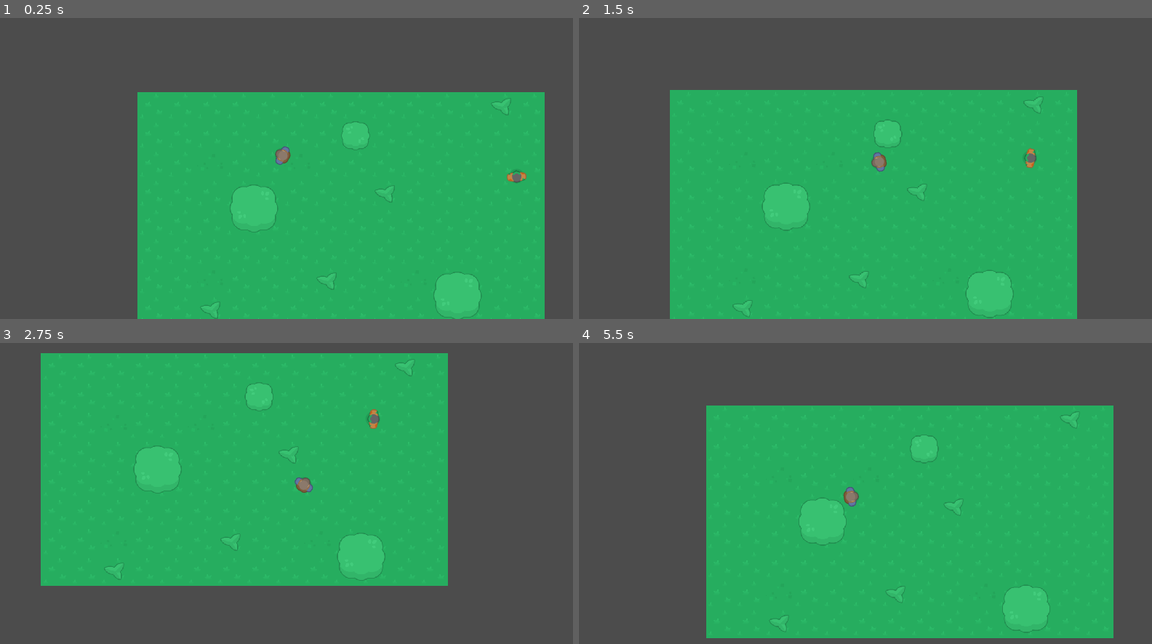
Above: before the commit, frames 1-4 (two rows, left to right).
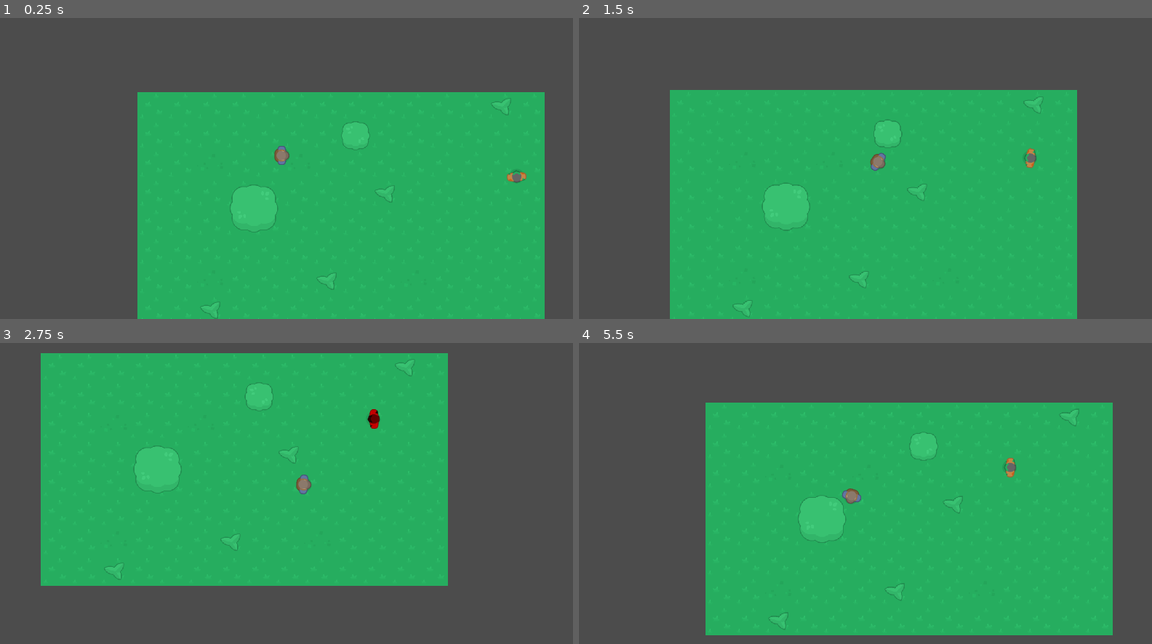
Above: after the commit, the same moments.

Repository: kinge880/GameJam
Game: Godot game, scene res://Word.tscn
Same seed, same stepped clock (60 frames per second), same inputs: the game is played once before the commit and once after it.
Inputs (mouse positions are in pixels of both pictures, inside the frame that each line leads up to):
- Up to frame 1 (0.25 s): no input
- Up to frame 2 (1.5 s): tap Enter at 0.5 s; move the mouse to (991, 138) at 0.52 s; hold D (ui_right) 0.53-1.28 s; hold Space (atk) 0.53-1.28 s; click (991, 138) at 0.67 s; move the mouse to (745, 171) at 1.27 s; hold S (ui_down) from 1.28 s (still down); tap Space (atk) at 1.35 s; click (745, 171) at 1.42 s
- Up to frame 3 (2.75 s): move the mouse to (338, 409) at 2.02 s; release S (ui_down) at 2.03 s; hold D (ui_right) from 2.03 s (still down); hold Space (atk) from 2.03 s (still down); click (338, 409) at 2.17 s
- Up to frame 4 (5.5 s): move the mouse to (831, 544) at 2.77 s; release D (ui_right) at 2.78 s; release Space (atk) at 2.78 s; hold W (ui_up) 2.78-3.53 s; tap Space (atk) at 2.85, 4.35 s; click (831, 544) at 2.92 s; move the mouse to (1037, 529) at 3.52 s; hold Space (atk) 3.53-4.28 s; hold A (ui_left) 3.53-5.03 s; click (1037, 529) at 3.67 s; move the mouse to (687, 430) at 4.27 s; click (687, 430) at 4.42 s; move the mouse to (888, 481) at 5.02 s; hold S (ui_down) from 5.03 s (still down); hold Space (atk) from 5.03 s (still down); click (888, 481) at 5.17 s

The runs differ from the first frame. In frame 1, 0.2% of the frame differs, in the area x 47-85%, y 42-100%; in frame 2, 0.2%; in frame 3, 0.3%; in frame 4, 2.2%, in the area x 22-94%, y 19-99%.

Commit message:
Inimigo mais lento, tilemap acima do player.

Diff:
--- a/Script/Enemy.gd
+++ b/Script/Enemy.gd
@@ -3,7 +3,7 @@
 const Util = preload("res://Script/utils.gd")
 
 export var speed = 50
-export var max_speed = 180
+export var max_speed = 150
 var chase_speed = 0
 onready var raycast = $RayCast2D
 #instancia do player, começando como null
@@ -16,11 +16,11 @@
 var is_player = false
 var enemy_original_position
 var enemy_position
-var enemy_position_after_folow
+#var enemy_position_after_folow
 onready var path = get_node("../")
 onready var navigation = get_node("../../../../Navigation2D")
 var state = 2
-var motion = Vector2()
+#var motion = Vector2()
 var is_original_position = true
 var path_navigation = []
 
--- a/Script/Player.gd
+++ b/Script/Player.gd
@@ -16,7 +16,6 @@
 
 func _process(delta):
 	var movedir = Vector2()
-	look_at(get_global_mouse_position())
 
 	if Input.is_action_pressed("ui_down"):
 		movedir += Vector2(0, 1)
@@ -33,8 +32,6 @@
 	else:
 		motion = motion.linear_interpolate(Vector2(), dec)
 
-	#look_at(motion)
-
 	move_and_slide(motion * speed)
 
 	#atacar, podemos modificar aqui pra fazer do jeito que preferimos, deixei assim de inicio pra ter uma base
--- a/Sprites/Word.tres
+++ b/Sprites/Word.tres
@@ -2,11 +2,11 @@
 
 [ext_resource path="res://Sprites/tilesheet_complete.png" type="Texture" id=1]
 
-[sub_resource type="ConvexPolygonShape2D" id=4]
-points = PoolVector2Array( 32, 32, 96, 32, 96, 96, 32, 96 )
+[sub_resource type="ConvexPolygonShape2D" id=3]
+points = PoolVector2Array( 37.9602, 63.417, 45.1941, 43.6447, 64.4841, 39.7866, 84.7388, 44.1269, 90.5259, 62.9348, 83.7742, 82.7072, 64.4841, 87.0474, 42.7827, 82.2249 )
 
-[sub_resource type="ConvexPolygonShape2D" id=3]
-points = PoolVector2Array( 14.1814, 11.0926, 52.7617, 9.64581, 52.7617, 49.6728, 14.2478, 49.6226 )
+[sub_resource type="ConvexPolygonShape2D" id=2]
+points = PoolVector2Array( 5.94434, 32.0417, 12.8888, 9.81946, 30.9443, 4.95834, 52.472, 9.81946, 58.722, 33.4306, 52.472, 54.2639, 32.3331, 59.125, 11.4999, 53.5695 )
 
 [resource]
 0/name = "tilesheet_complete.png 0"
@@ -61,7 +61,7 @@
 "autotile_coord": Vector2( 0, 0 ),
 "one_way": false,
 "one_way_margin": 1.0,
-"shape": SubResource( 4 ),
+"shape": SubResource( 3 ),
 "shape_transform": Transform2D( 1, 0, 0, 1, 0, 0 )
 } ]
 4/z_index = 0
@@ -77,7 +77,7 @@
 "autotile_coord": Vector2( 0, 0 ),
 "one_way": false,
 "one_way_margin": 1.0,
-"shape": SubResource( 3 ),
+"shape": SubResource( 2 ),
 "shape_transform": Transform2D( 1, 0, 0, 1, 0, 0 )
 } ]
 5/z_index = 0
--- a/Word.tscn
+++ b/Word.tscn
@@ -33,15 +33,21 @@
 [node name="Map" type="Node"]
 
 [node name="Ground" type="TileMap" parent="."]
+z_index = -1
 tile_set = ExtResource( 1 )
 format = 1
 tile_data = PoolIntArray( 0, 0, 0, 1, 0, 0, 2, 0, 0, 3, 0, 0, 4, 0, 0, 5, 0, 0, 6, 0, 0, 7, 0, 0, 8, 0, 0, 9, 0, 0, 10, …(1395 unchanged characters)…
 
-[node name="TileMap" type="TileMap" parent="."]
+[node name="AboveGround" type="TileMap" parent="."]
+tile_set = ExtResource( 1 )
+format = 1
+tile_data = PoolIntArray( 12, 6, 0, 65543, 5, 0, 196616, 6, 0, 393222, 6, 0, 458754, 6, 0 )
+
+[node name="AbovePlayer" type="TileMap" parent="."]
 z_index = 1
 tile_set = ExtResource( 1 )
 format = 1
-tile_data = PoolIntArray( 12, 6, 0, 65543, 5, 0, 196611, 4, 0, 196616, 6, 0, 393222, 6, 0, 393226, 4, 0, 458754, 6, 0 )
+tile_data = PoolIntArray( 196611, 4, 0 )
 
 [node name="Player" parent="." instance=ExtResource( 2 )]
 position = Vector2( 318.4, 139.495 )
